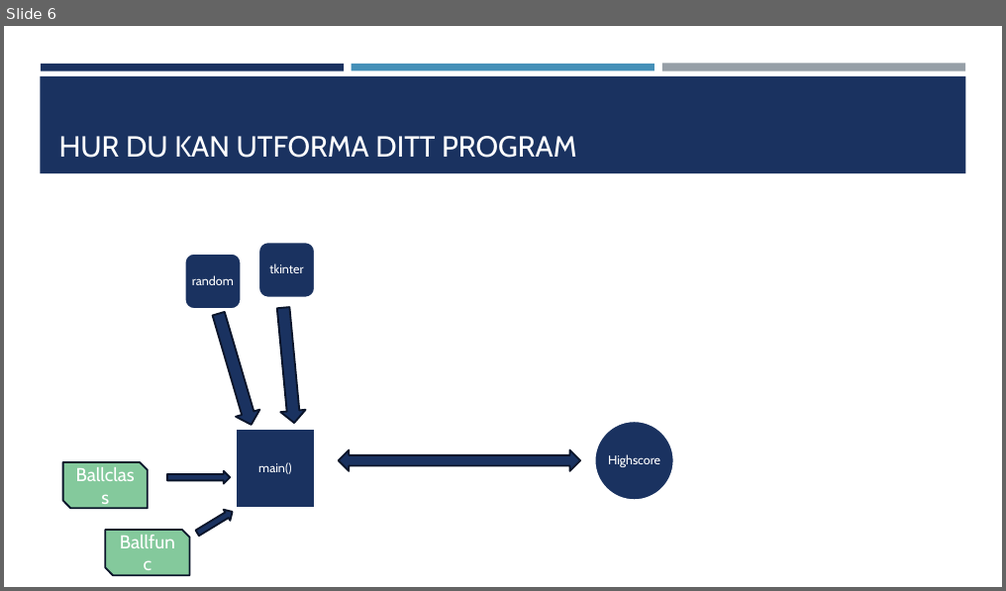
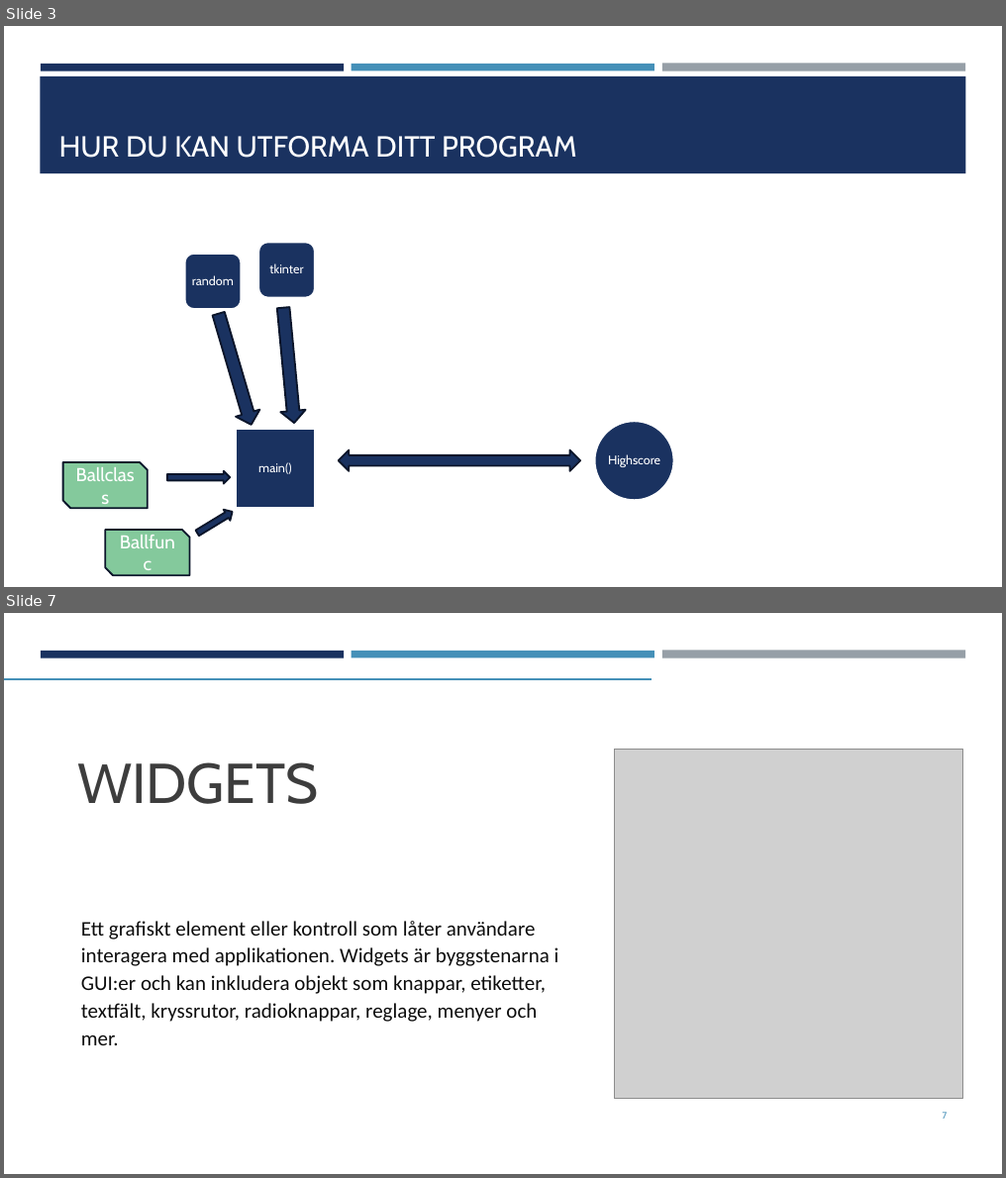
Before and after one commit to AleccInnov/Forts-ttningskurs_Python, a slide deck: Lektion 8/Exempel/Skapa ett spel.pptx. Shown one above the other, each under a label of ours: slide 6 before the commit, slides 3 and 7 after it; the slides between them are not shown. The pictures are 1006x591 and 1006x1178 pixels, drawn with LibreOffice and Linux fonts; fonts in the diff are those of the drawing; grey boxes stand for pictures. Boxes give left, top, right and bottom in pixels: in the first picture for what was removed or moved away, otherwise in the second. Text is boxed around its words. In the diff, an @@ line names an element or a change of style, - is before the commit and + after.

```diff
--- a/Lektion 8/Exempel/Skapa ett spel.pptx
+++ b/Lektion 8/Exempel/Skapa ett spel.pptx
@@ slide 7 added at bbox=[4, 613, 1002, 1174], background #FFFFFF; not listed: 3 template elements that a slide beside it also shows @@
@@ line added from (4, 679) to (650, 679), #969FA7 2 pt @@
@@ picture added at bbox=[614, 750, 963, 1099] @@
@@ title added at bbox=[77, 762, 319, 804], 54 pt, text #3D3D3D @@
+WIDGETS
@@ text added at bbox=[81, 921, 559, 1046], 20 pt, text #0D0D0D @@
+Ett grafiskt element eller kontroll som låter användare interagera med applikationen. Widgets är byggstenarna i GUI:er och kan inkludera objekt som knappar, etiketter, textfält, kryssrutor, radioknappar, reglage, menyer och mer.
@@ page number added at bbox=[943, 1112, 947, 1119], 9 pt, text #4590B8 @@
+7
@@ what was slide 6 is now slide 3 @@
```
Also in this commit, not shown: 2 slides changed, 5 other slides added, 2 slides removed, 7 other files.
